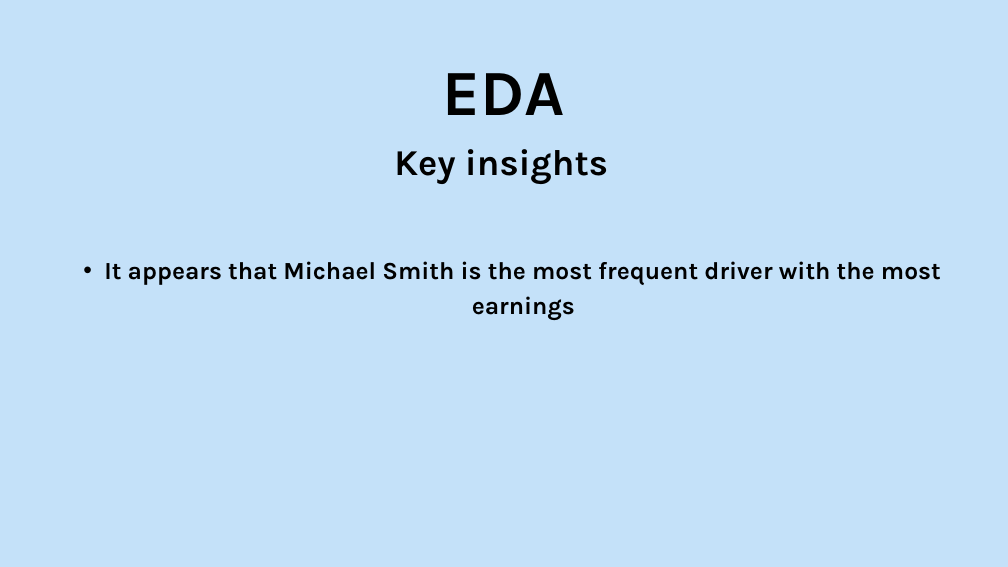
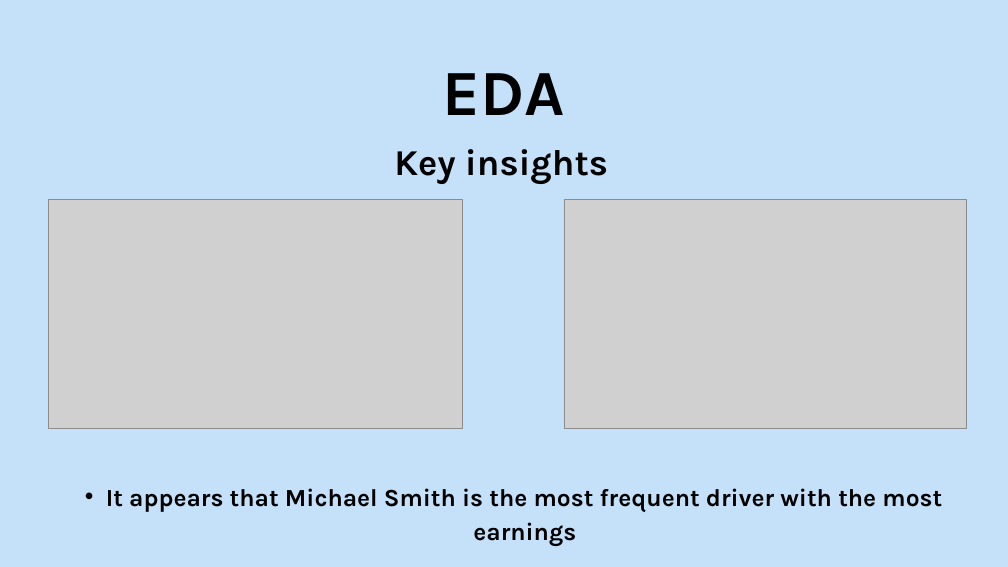
Before and after one commit to hossam246/toqali-Machine_Learning_Internship_winter_2025, a slide deck: slide 26 of Task4/Group 3/EDA_Presentation.pptx (slide 30 before the commit). Drawn at 1008x567 pixels with LibreOffice and Linux fonts; fonts in the diff are those of the drawing; grey boxes stand for pictures. Boxes give left, top, right and bottom in pixels: in the first picture for what was removed or moved away, otherwise in the second. Text is boxed around its words. In the diff, an @@ line names an element or a change of style, - is before the commit and + after.

```diff
--- a/Task4/Group 3/EDA_Presentation.pptx
+++ b/Task4/Group 3/EDA_Presentation.pptx
@@ picture added at <box>48,199,462,428</box> @@
@@ picture added at <box>564,199,967,429</box> @@
@@ text "It appears that Michael Smith ...": place and size @@
-text "It appears that Michael Smith ..." at <box>104,261,941,320</box>
+text "It appears that Michael Smith ..." at <box>106,488,942,546</box>
```
Also in this commit, not shown: 3 other slides changed, 4 slides removed, 2 other files.
